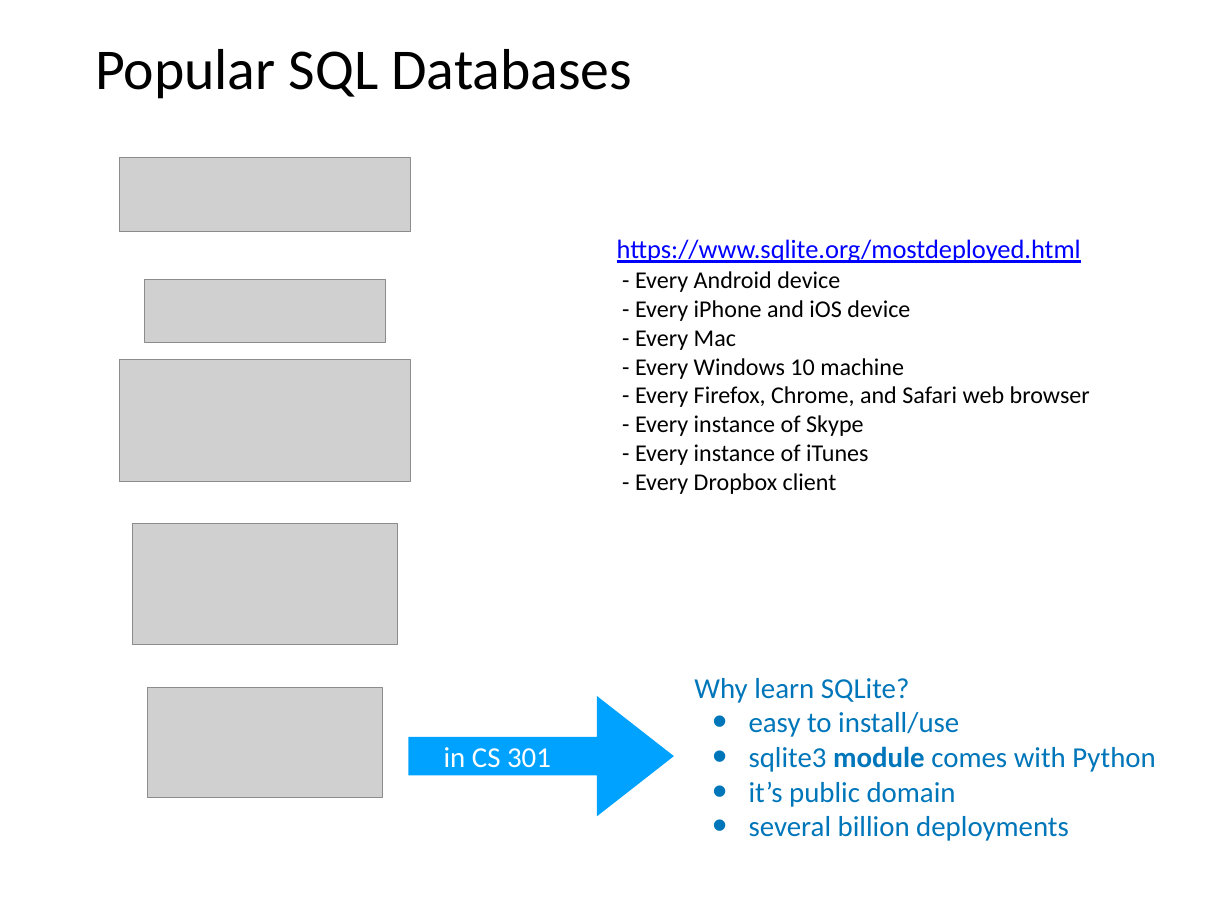
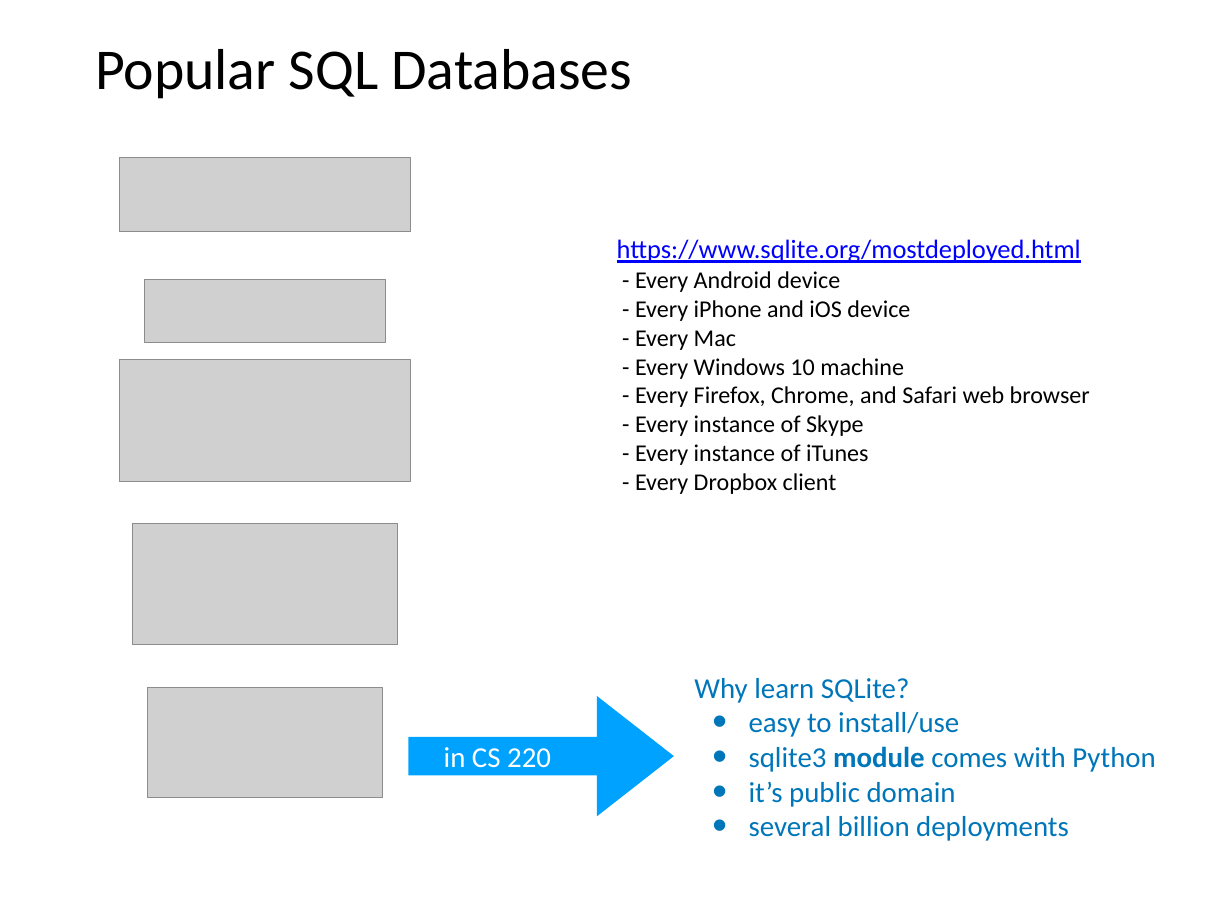
Before and after one commit to tylerharter/caraza-harter-com, a slide deck: slide 25 of tyler/meena/cs220/f20/materials/lec_33_F20.pptx (slide 27 before the commit). Drawn at 1232x924 pixels with LibreOffice and Linux fonts; fonts in the diff are those of the drawing; grey boxes stand for pictures. Boxes give left, top, right and bottom in pixels: in the first picture for what was removed or moved away, otherwise in the second. Text is boxed around its words. In the diff, an @@ line names an element or a change of style, - is before the commit and + after.

```diff
--- a/tyler/meena/cs220/f20/materials/lec_33_F20.pptx
+++ b/tyler/meena/cs220/f20/materials/lec_33_F20.pptx
@@ text at <box>444,747,551,768</box>: text changed @@
-in CS 301
+in CS 220
```
Also in this commit, not shown: 5 other slides changed, 3 slides added, 5 slides removed.
